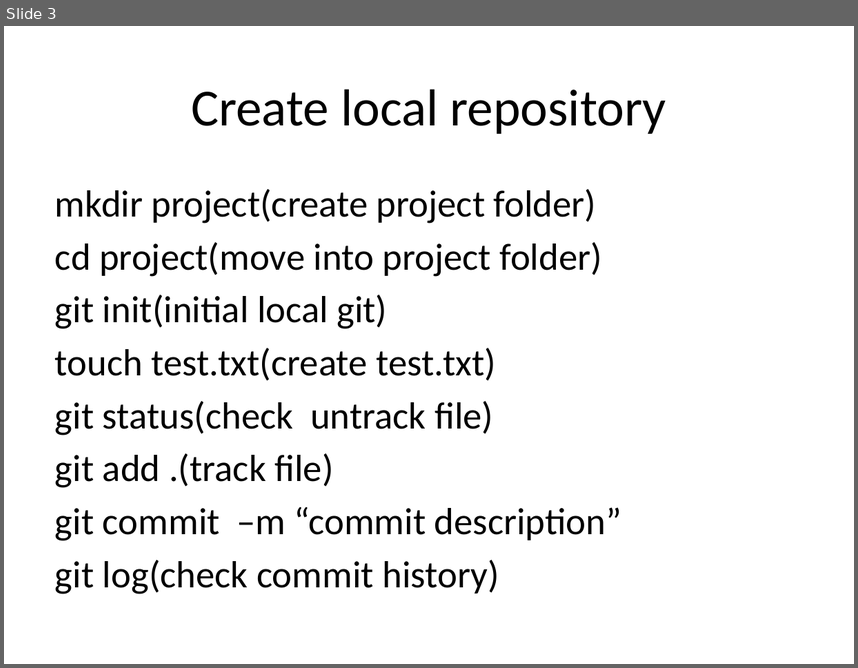
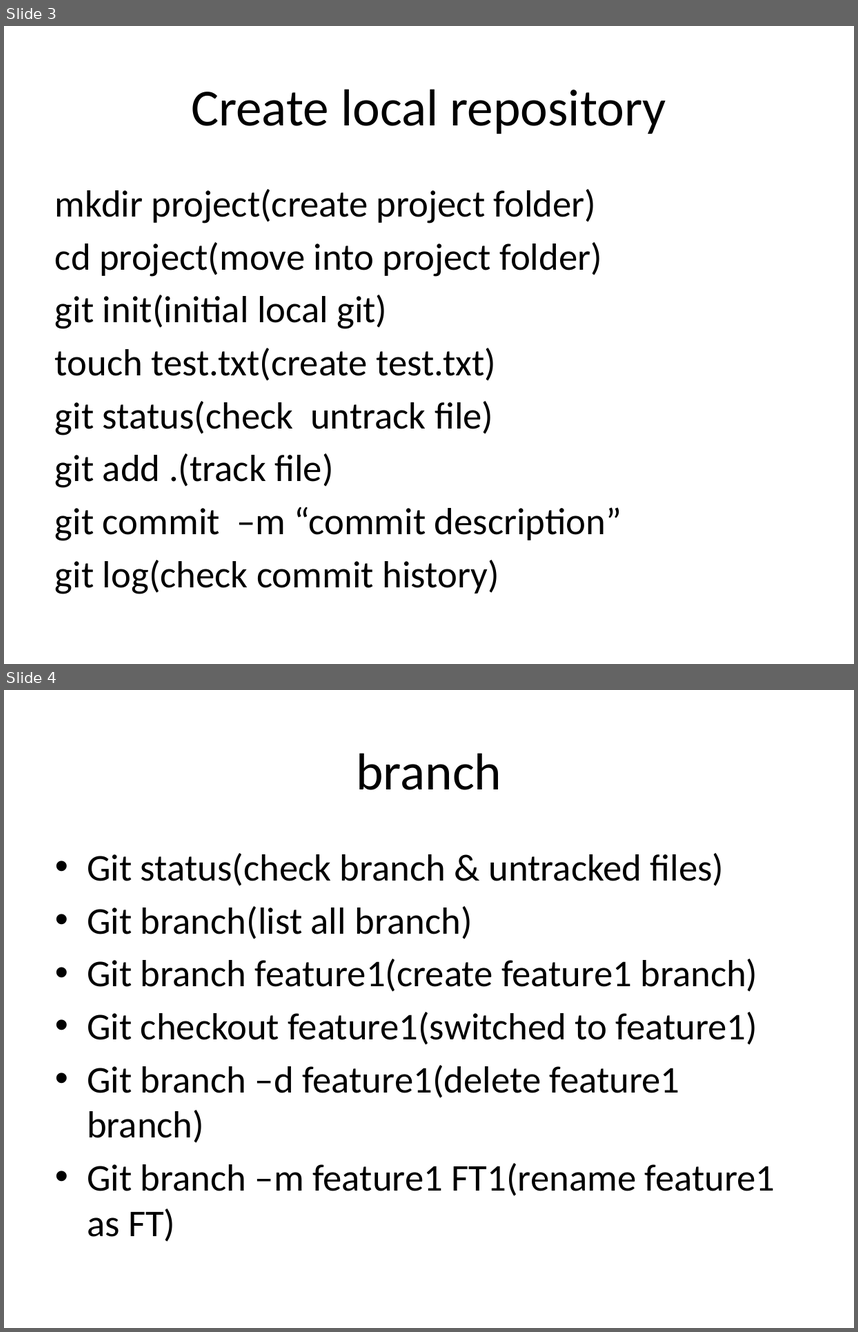
Before and after one commit to Howard0501/test, a slide deck: github_tutorial.pptx. Shown one above the other, each under a label of ours: slide 3 before the commit, slides 3 and 4 after it. The pictures are 858x668 and 858x1332 pixels, drawn with LibreOffice and Linux fonts; fonts in the diff are those of the drawing. Boxes give left, top, right and bottom in pixels: in the first picture for what was removed or moved away, otherwise in the second. Text is boxed around its words. In the diff, an @@ line names an element or a change of style, - is before the commit and + after.

```diff
--- a/github_tutorial.pptx
+++ b/github_tutorial.pptx
@@ slide 4 added at (x1=4, y1=690, x2=854, y2=1328), background #FFFFFF @@
@@ title added at (x1=356, y1=753, x2=501, y2=790), 44 pt, text #000000 @@
+branch
@@ text added at (x1=87, y1=853, x2=775, y2=1241), 32 pt, text #000000 @@
+• Git status(check branch & untracked files)
+• Git branch(list all branch)
+• Git branch feature1(create feature1 branch)
+• Git checkout feature1(switched to feature1)
+• Git branch –d feature1(delete feature1 branch)
+• Git branch –m feature1 FT1(rename feature1 as FT)
```
Also in this commit, not shown: 2 other slides added, 1 slide removed, 1 other file.
